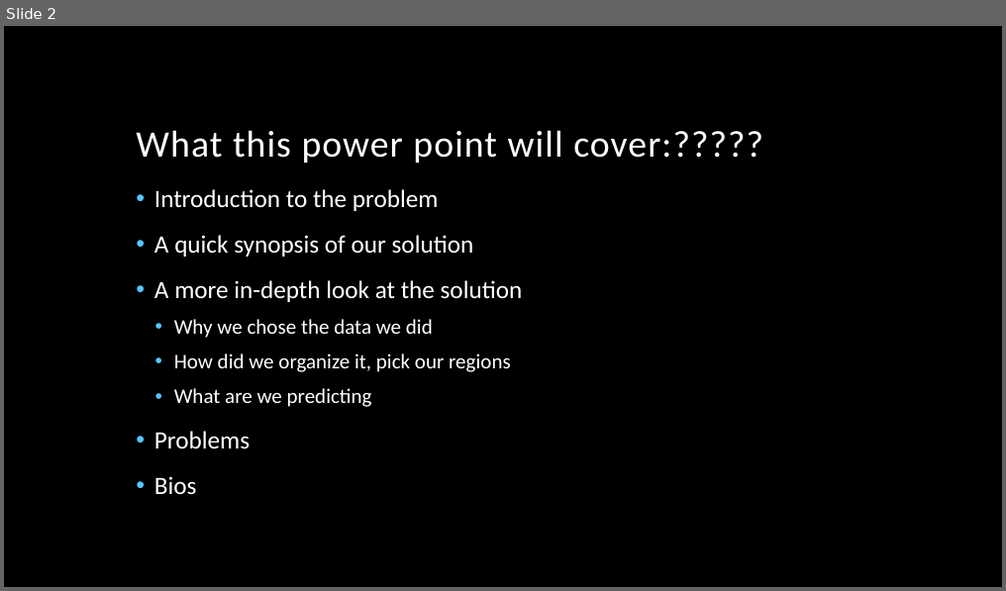
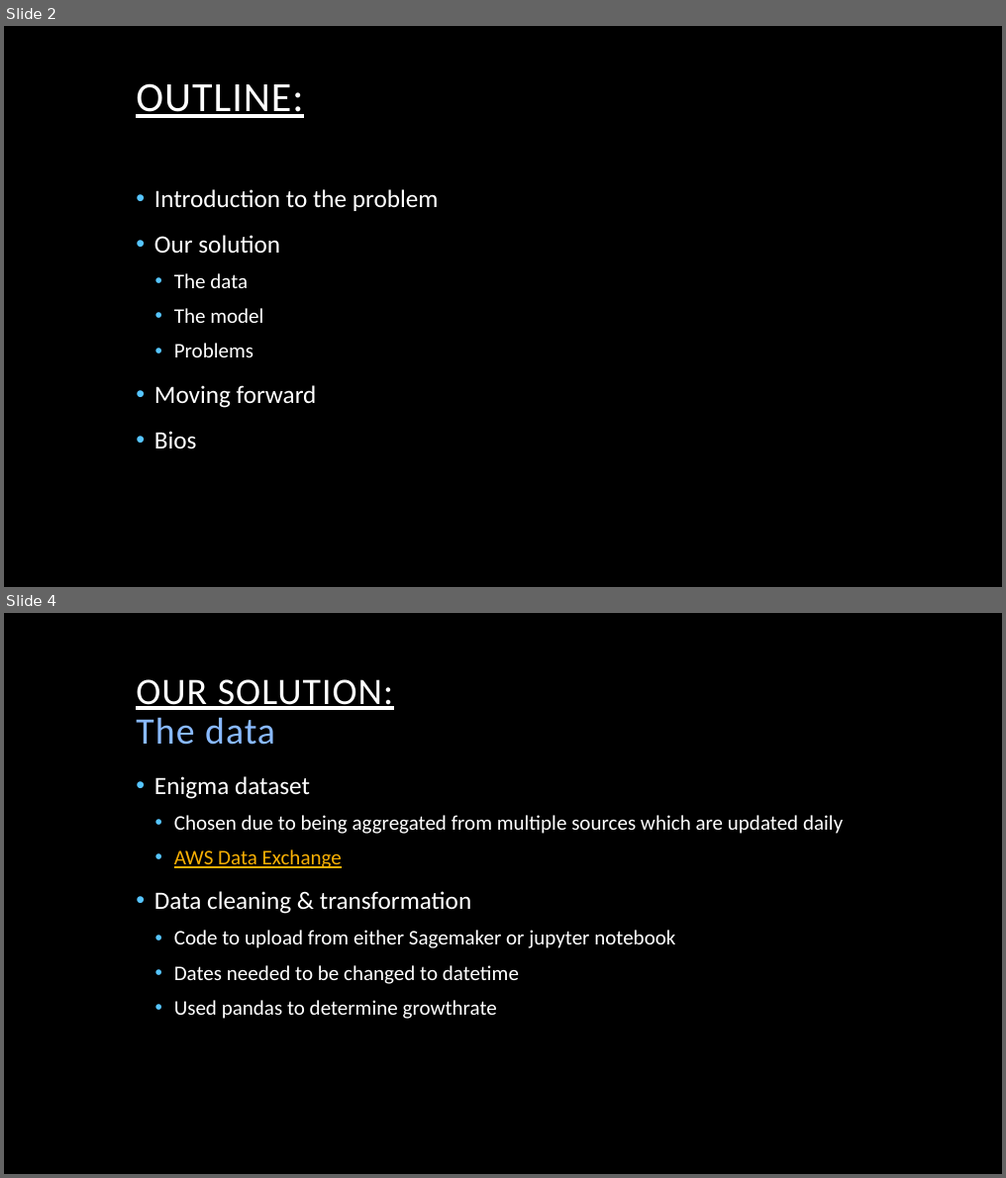
Before and after one commit to searanch/Covid-19-Hackathon, a slide deck: CovidHackathonPowerPoint.pptx. Shown one above the other, each under a label of ours: slide 2 before the commit, slides 2 and 4 after it; the slides between them are not shown. The pictures are 1006x591 and 1006x1178 pixels, drawn with LibreOffice and Linux fonts; fonts in the diff are those of the drawing; background and template pictures are left out. Boxes give left, top, right and bottom in pixels: in the first picture for what was removed or moved away, otherwise in the second. Text is boxed around its words. In the diff, an @@ line names an element or a change of style, - is before the commit and + after.

```diff
--- a/CovidHackathonPowerPoint.pptx
+++ b/CovidHackathonPowerPoint.pptx
@@ slide 4 added at [4,613,1002,1174], background picture (left out) @@
@@ title added at [136,679,393,745], 36 pt, text #FFFFFF, underline @@
+OUR SOLUTION:
+The data
@@ text added at [154,776,843,1019], 20 pt, text #FFFFFF @@
+• Enigma dataset
+  • Chosen due to being aggregated from multiple sources which are updated daily
+  • AWS Data Exchange
+• Data cleaning & transformation
+  • Code to upload from either Sagemaker or jupyter notebook
+  • Dates needed to be changed to datetime
+  • Used pandas to determine growthrate
@@ slide 2 changed as well @@
@@ title at [136,83,303,118]: text changed; size 36 to 40 pt @@
-What this power point will cover:?????
+OUTLINE:
@@ text at [154,235,280,323]: text changed @@
-• A quick synopsis of our solution
-• A more in-depth look at the solution
-  • Why we chose the data we did
-  • How did we organize it, pick our regions
-  • What are we predicting
+• Our solution
+  • The data
+  • The model
@@ text at [174,343,253,358]: size 24 to 20 pt in "Problems"; list level 1 to 2 in "Problems" @@
@@ text at [154,385,317,408]: paragraph added @@
+• Moving forward
```
Also in this commit, not shown: 3 other slides changed, 2 other slides added, 9 slides removed, 1 other file.
